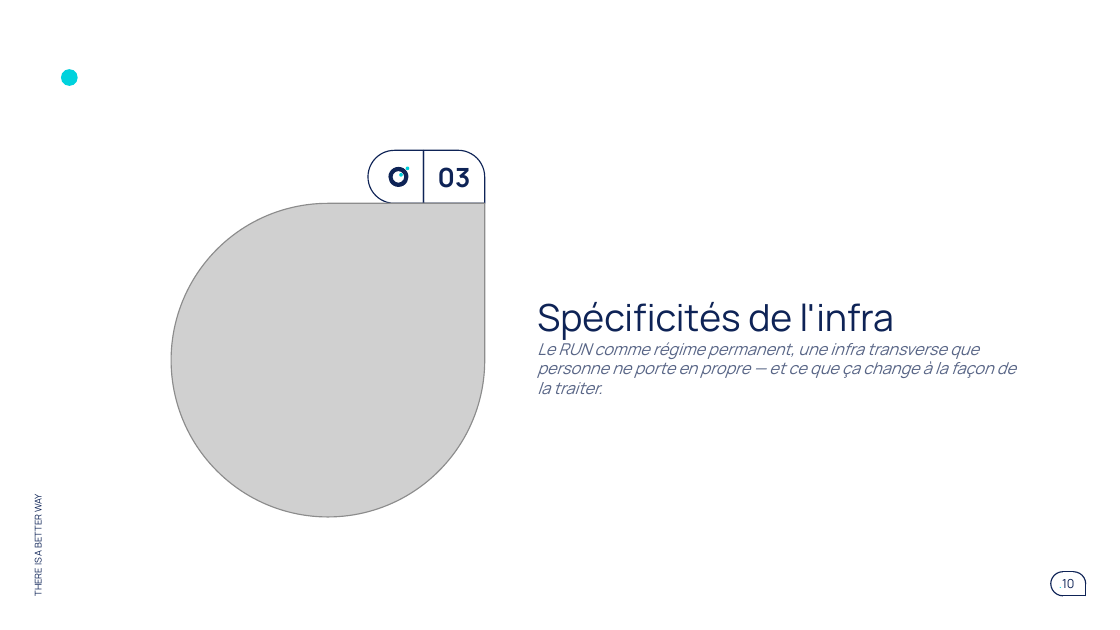
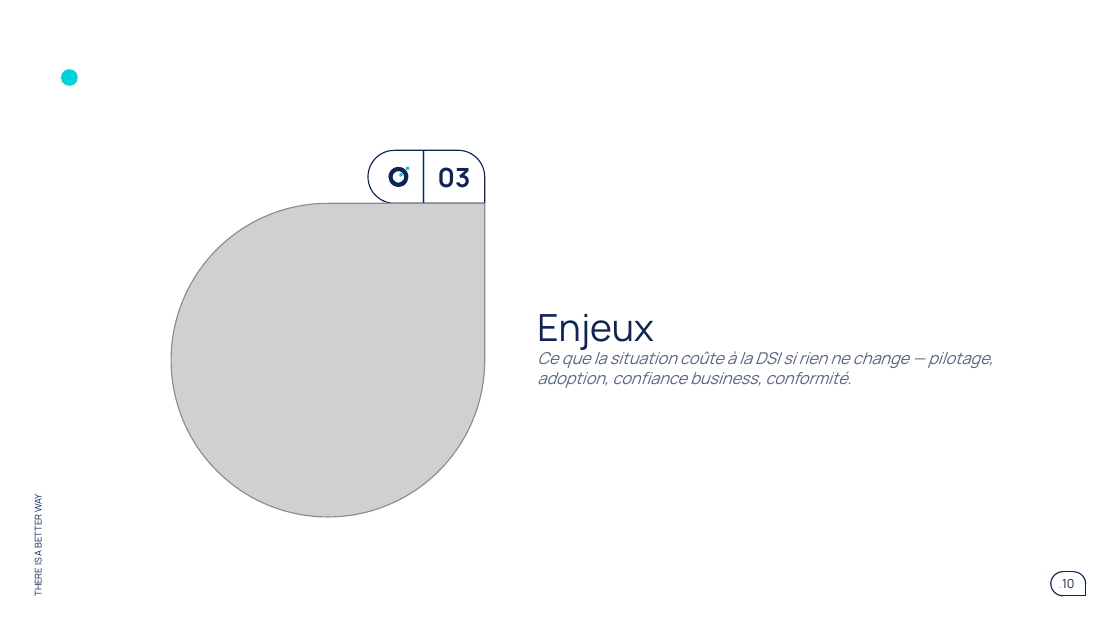
Before and after one commit to claudecamus-dot/Vscode3, a slide deck: slide 10 of docs/cadrage-ppt/bmad-iap-cadrage-synthese.pptx. Drawn at 1120x630 pixels with LibreOffice and Linux fonts; fonts in the diff are those of the drawing; grey boxes stand for pictures. Boxes give left, top, right and bottom in pixels: in the first picture for what was removed or moved away, otherwise in the second. Text is boxed around its words. In the diff, an @@ line names an element or a change of style, - is before the commit and + after.

```diff
--- a/docs/cadrage-ppt/bmad-iap-cadrage-synthese.pptx
+++ b/docs/cadrage-ppt/bmad-iap-cadrage-synthese.pptx
@@ title at box(537, 314, 993, 388): text changed @@
-Spécificités de l'infra
-Le RUN comme régime permanent, une infra transverse que personne ne porte en propre — et ce que ça change à la façon de la traiter.
+Enjeux
+Ce que la situation coûte à la DSI si rien ne change — pilotage, adoption, confiance business, conformité.
```
Also in this commit, not shown: 17 other slides changed, 6 slides added, 5 slides removed, 2 other files.
